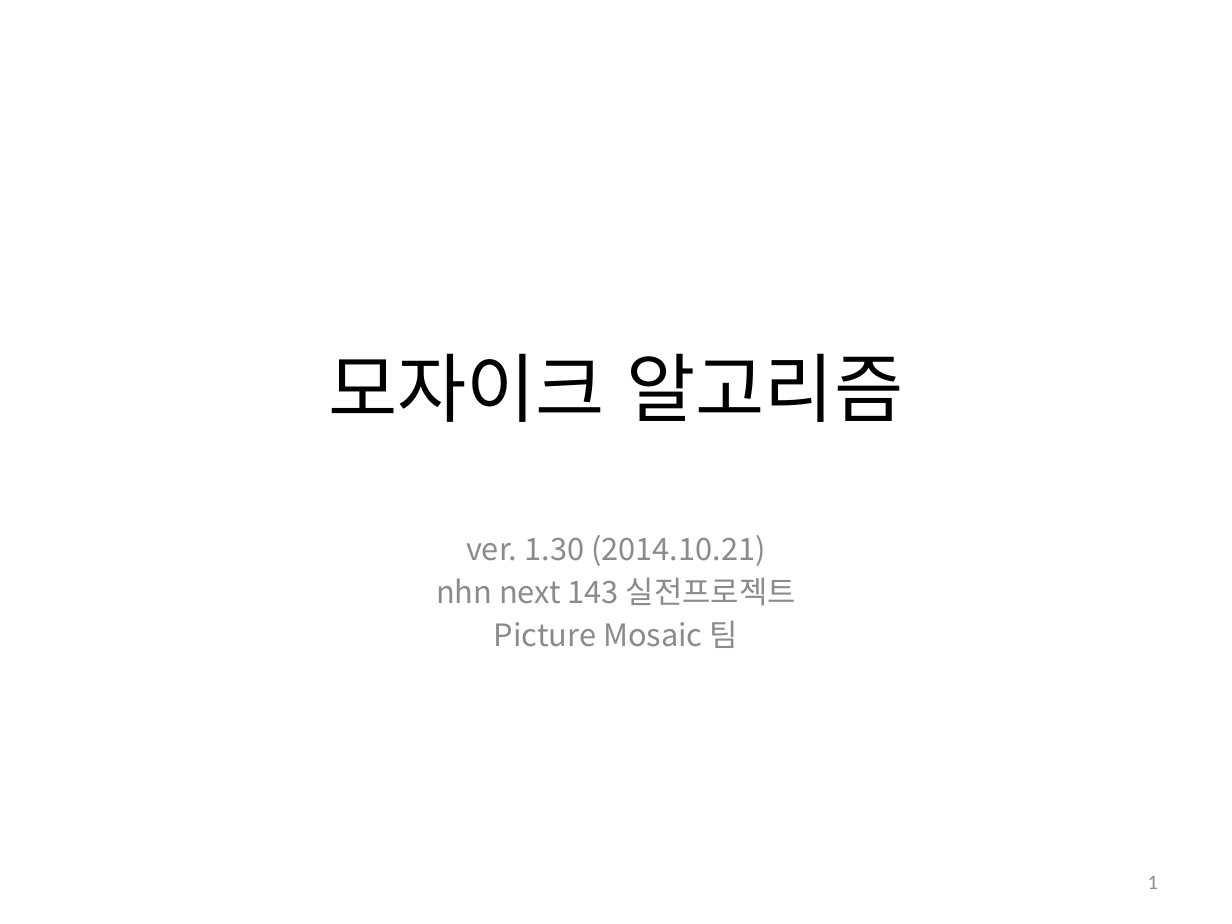
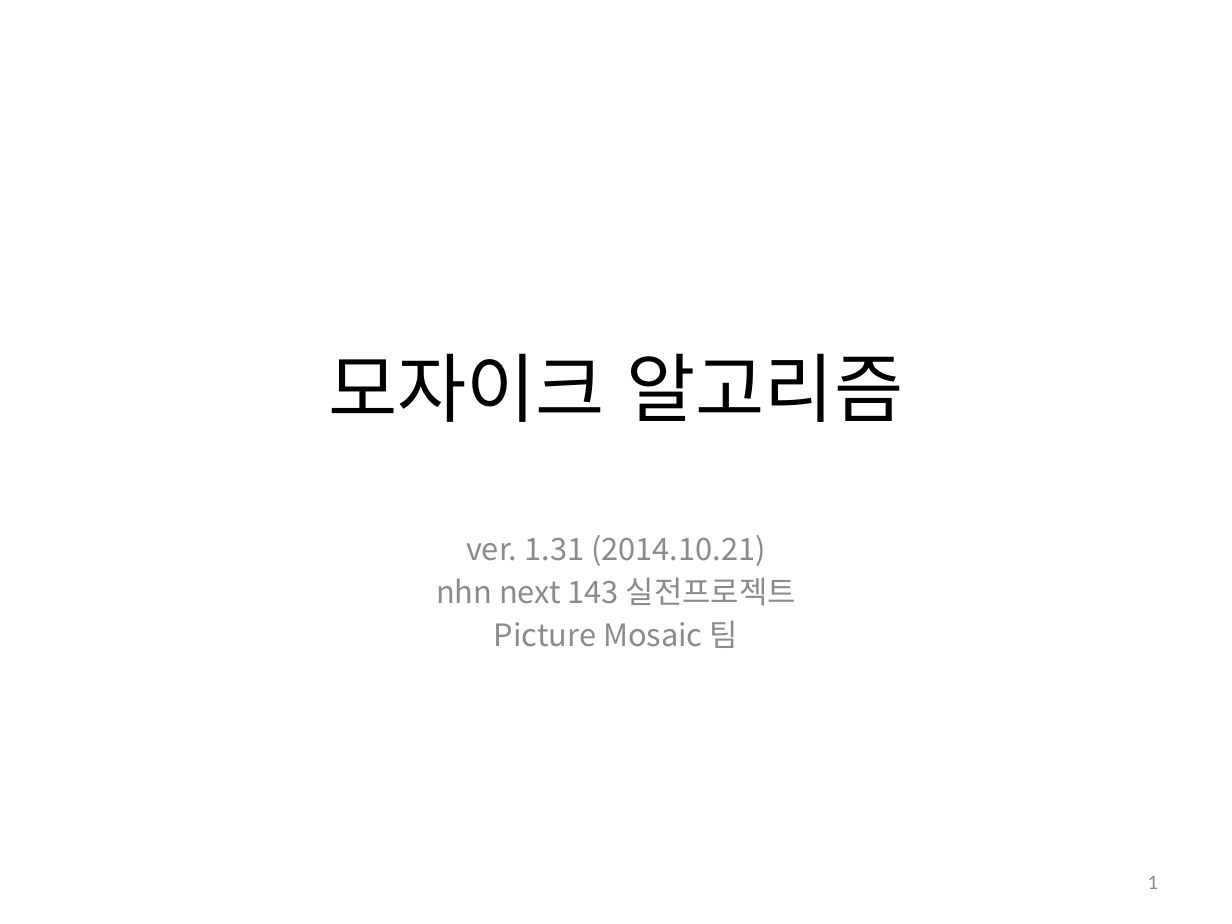
Before and after one commit to skyhills13/PhotoMosaic, a slide deck: slide 1 of document/algorithms/algorithm_v1.30.pptx. Drawn at 1232x924 pixels with LibreOffice and Linux fonts; fonts in the diff are those of the drawing. Boxes give left, top, right and bottom in pixels: in the first picture for what was removed or moved away, otherwise in the second. Text is boxed around its words. In the diff, an @@ line names an element or a change of style, - is before the commit and + after.

```diff
--- a/document/algorithms/algorithm_v1.30.pptx
+++ b/document/algorithms/algorithm_v1.30.pptx
@@ subtitle at bbox=[466, 535, 766, 566]: text changed @@
-ver. 1.30 (2014.10.21)
+ver. 1.31 (2014.10.21)
```
Also in this commit, not shown: 2 other slides changed, 1 other file.
